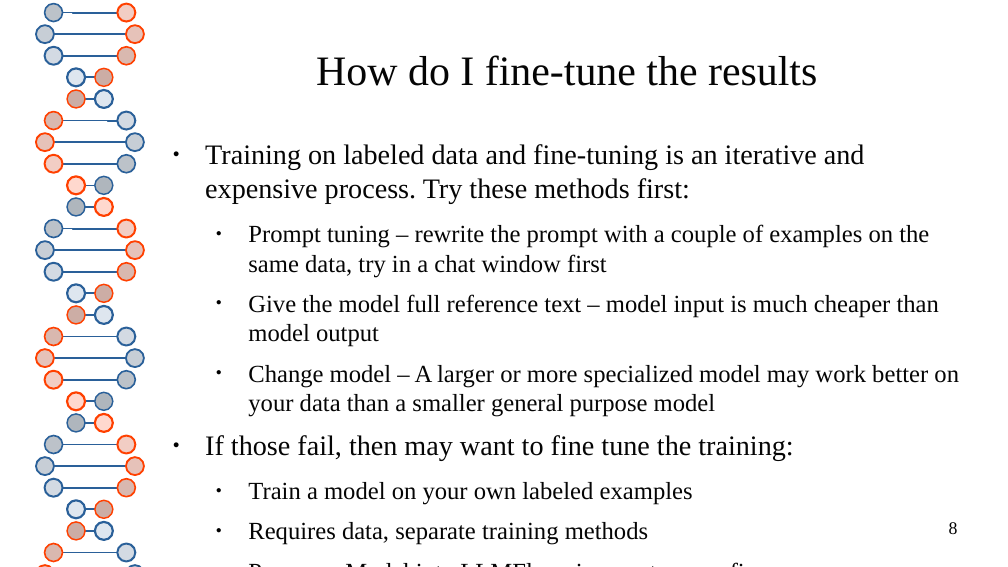
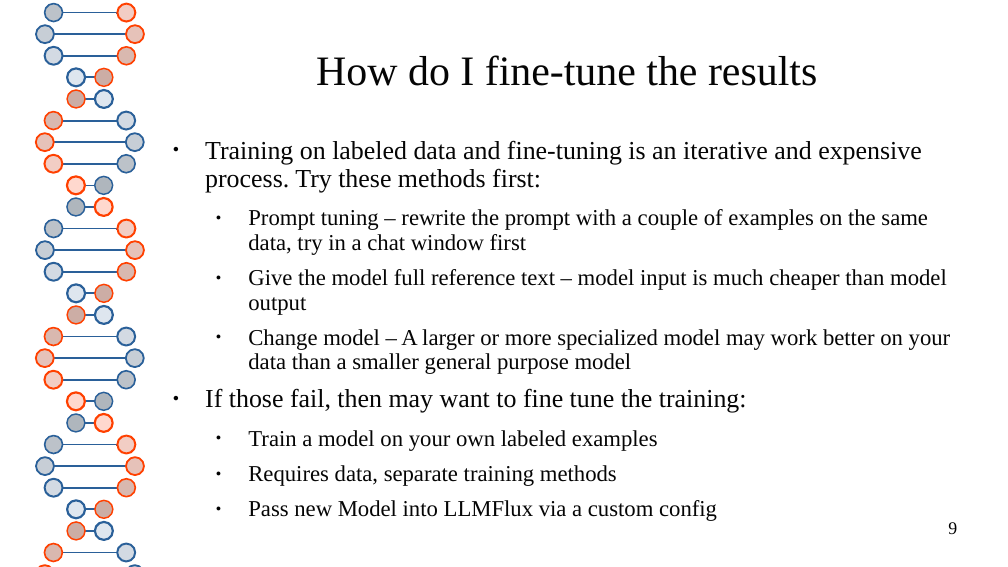
Before and after one commit to ncsa/llmflux-workshop, a slide deck: slide 9 of presenter/slides.pptx (slide 8 before the commit). Drawn at 1008x567 pixels with LibreOffice and Linux fonts; fonts in the diff are those of the drawing. Boxes give left, top, right and bottom in pixels: in the first picture for what was removed or moved away, otherwise in the second. Text is boxed around its words. In the diff, an @@ line names an element or a change of style, - is before the commit and + after.

```diff
--- a/presenter/slides.pptx
+++ b/presenter/slides.pptx
@@ text "Training on labeled data and ..." at (x1=205, y1=140, x2=951, y2=521): size 22.2 to 20.4 pt in "Training on labeled data and fine-tuning is ...", "If those fail, then may want to ..."; size 19.4 to 17.9 pt in "Prompt tuning – rewrite the prompt with ...", "Give the model full reference text – ...", "Change model – A larger or more ...", "Train a model on your own labeled ..." and 2 more places; line spacing 1 to 0.9 @@
@@ page number at (x1=948, y1=522, x2=957, y2=534): text changed @@
-8
+9
```
Also in this commit, not shown: 10 other slides changed, 1 slide added, 1 other file.
